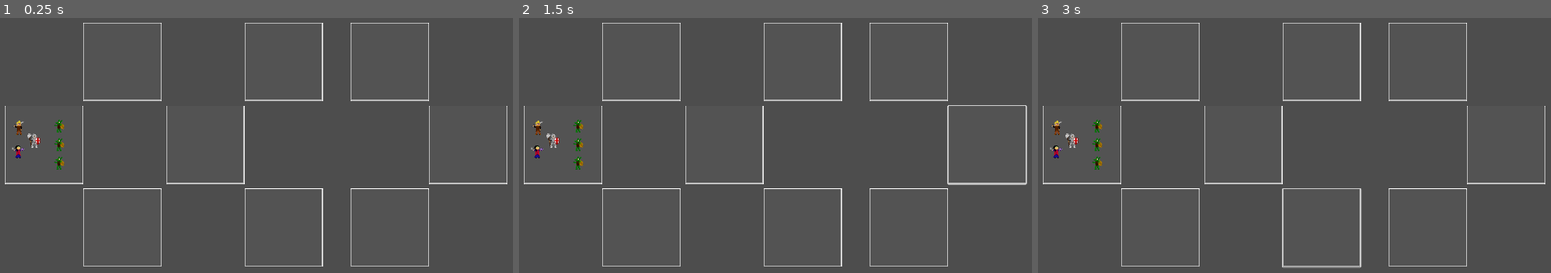
Above: before the commit, frames 1-3 (left to right).
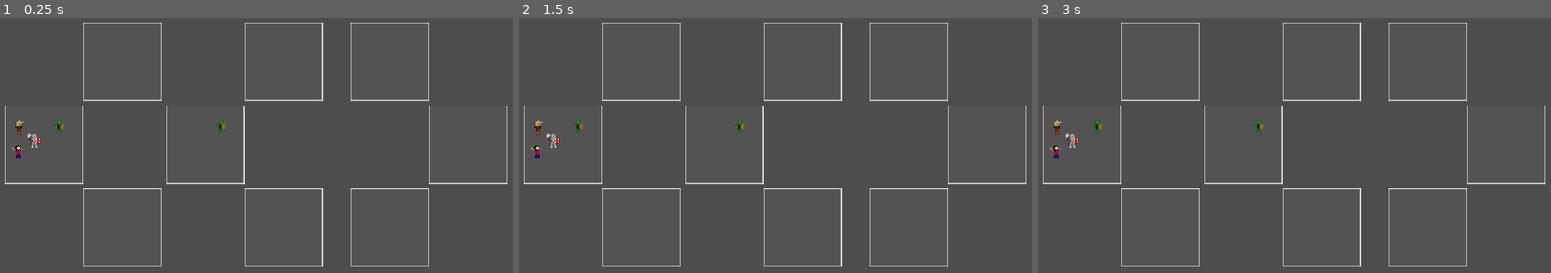
Above: after the commit, the same moments.

Repository: Gamnraa/GMTK-2023-Dungeon-Master
Game: Godot game, scene res://dungeon.tscn
Two runs of this game, one before a commit and one after it. Both use one fixed random seed, a clock stepped at 60 frames per second and the inputs below. The engine's default icon, where the game draws it, is replaced by a stand-in: a white triangle on a blue panel in a dark square.
Inputs (mouse positions are in pixels of both pictures, inside the frame that each line leads up to):
- Up to frame 1 (0.25 s): no input
- Up to frame 2 (1.5 s): tap Enter at 0.5 s; move the mouse to (965, 163) at 0.52 s; click (965, 163) at 0.67 s; tap Space at 1.25 s; move the mouse to (693, 201) at 1.27 s; click (693, 201) at 1.42 s
- Up to frame 3 (3 s): tap Enter at 2 s; move the mouse to (1407, 102) at 2.02 s; click (1407, 102) at 2.17 s; tap Space at 2.75 s; move the mouse to (1309, 257) at 2.77 s; click (1309, 257) at 2.92 s

The runs differ from the first frame. In frame 1, 0.2% of the frame differs, in the area x 10-44%, y 39-60%; in frame 2, 0.4%; in frame 3, 0.4%, in the area x 10-64%, y 39-99%.

Commit message:
May I present the disaster that is selecting a monster and highlighting the rooms adjacent to them

Diff:
--- a/dungeon.gd
+++ b/dungeon.gd
@@ -1,6 +1,8 @@
 extends Node2D
 
 @export var goblin_spawner: PackedScene
+
+var turn = 0
 # Called when the node enters the scene tree for the first time.
 func _ready():
 	start()
@@ -40,12 +42,10 @@
 	add_child(goblin)
 
 	goblin = goblin_spawner.instantiate()
-	goblin.move_to_room($room)
+	goblin.move_to_room($room2)
 	add_child(goblin)
 
-	goblin = goblin_spawner.instantiate()
-	goblin.move_to_room($room)
-	add_child(goblin)
+
 
 
 
--- a/entities/goblin.gd
+++ b/entities/goblin.gd
@@ -11,14 +11,35 @@
 var is_dead
 var curr_room
 
+var mouse_over = false
+
 func move_to_room(room):
 	curr_room = room
 	room.num_monsters += 1
-	print(room.num_monsters)
 	var offset_x = room.get_node("MonsterPosition").position.x
 	var offset_y = 40 * room.num_monsters
 	position = Vector2(room.position.x + offset_x, room.position.y + offset_y)
 
+func _input(event):
+	if event is InputEventMouseButton and event.pressed and event.button_index == MOUSE_BUTTON_LEFT:
+		print(mouse_over)
+		if mouse_over:
+			on_gain_focus()
+
+func on_gain_focus():
+	for room in curr_room.next_rooms:
+		room.on_gain_focus()
+		room.get_node("button").connect("send_to_room", self, "move_to_room")
+
+	for room in curr_room.prev_rooms:
+		room.on_gain_focus()
+
+func on_lose_focus():
+	for room in curr_room.next_rooms:
+		room.on_lose_focus()
+
+	for room in curr_room.prev_rooms:
+		room.on_lose_focus()
 
 func _ready():
 	show()
@@ -32,3 +53,13 @@
 
 func _on_dead():
 	queue_free()
+
+
+func _on_mouse_entered():
+	print("hey")
+	mouse_over = true
+
+
+func _on_mouse_exited():
+	print("h")
+	mouse_over = false
--- a/entities/goblin.tscn
+++ b/entities/goblin.tscn
@@ -14,7 +14,14 @@
 "speed": 5.0
 }]
 
+[sub_resource type="RectangleShape2D" id="RectangleShape2D_1hh0n"]
+size = Vector2(23, 29)
+
 [node name="Goblin" type="Area2D"]
+disable_mode = 2
+collision_layer = 4
+collision_mask = 0
+priority = 5.0
 script = ExtResource("1_4ymy6")
 
 [node name="AnimatedSprite2D" type="AnimatedSprite2D" parent="."]
@@ -22,4 +29,10 @@
 sprite_frames = SubResource("SpriteFrames_owt7c")
 animation = &"idle"
 
+[node name="CollisionShape2D" type="CollisionShape2D" parent="."]
+position = Vector2(-1.5, 4.5)
+shape = SubResource("RectangleShape2D_1hh0n")
+
 [connection signal="dead" from="." to="." method="_on_dead"]
+[connection signal="mouse_entered" from="." to="." method="_on_mouse_entered"]
+[connection signal="mouse_exited" from="." to="." method="_on_mouse_exited"]
--- a/room.gd
+++ b/room.gd
@@ -1,4 +1,4 @@
-extends Area2D
+extends Node2D
 
 var num_monsters = 0
 var next_rooms: Array
@@ -7,18 +7,23 @@
 var has_trap
 var has_treasure
 
+signal send_to_room(room)
+
 # Called when the node enters the scene tree for the first time.
 func _ready():
 	start()
 
 func start():
 	$button.disabled = true
+	$button.mouse_filter = 2
 
 func on_gain_focus():
 	$button.disabled = false
+	$button.mouse_filter = 0
 
 func on_lose_focus():
-	$button.disabled = false
+	$button.disabled = true
+	$button.mouse_filter = 2
 
 
 # Called every frame. 'delta' is the elapsed time since the previous frame.
@@ -27,4 +32,5 @@
 
 
 func _on_button_pressed():
+	send_to_room.emit(self)
 	on_lose_focus()
--- a/room.tscn
+++ b/room.tscn
@@ -2,7 +2,8 @@
 
 [ext_resource type="Script" path="res://room.gd" id="1_ltq06"]
 
-[node name="room" type="Area2D"]
+[node name="room" type="Node2D"]
+process_priority = -1
 position = Vector2(150, 120)
 scale = Vector2(0.85, 0.85)
 script = ExtResource("1_ltq06")
@@ -10,6 +11,7 @@
 [node name="wall" type="ColorRect" parent="."]
 offset_right = 200.0
 offset_bottom = 200.0
+mouse_filter = 2
 
 [node name="floor" type="ColorRect" parent="wall"]
 layout_mode = 0
@@ -17,6 +19,7 @@
 offset_top = 2.4
 offset_right = 197.4
 offset_bottom = 197.4
+mouse_filter = 2
 color = Color(0.419608, 0.419608, 0.419608, 1)
 
 [node name="button" type="Button" parent="."]
Not shown: 1 places in entities/goblin.tscn that only renumber resources
